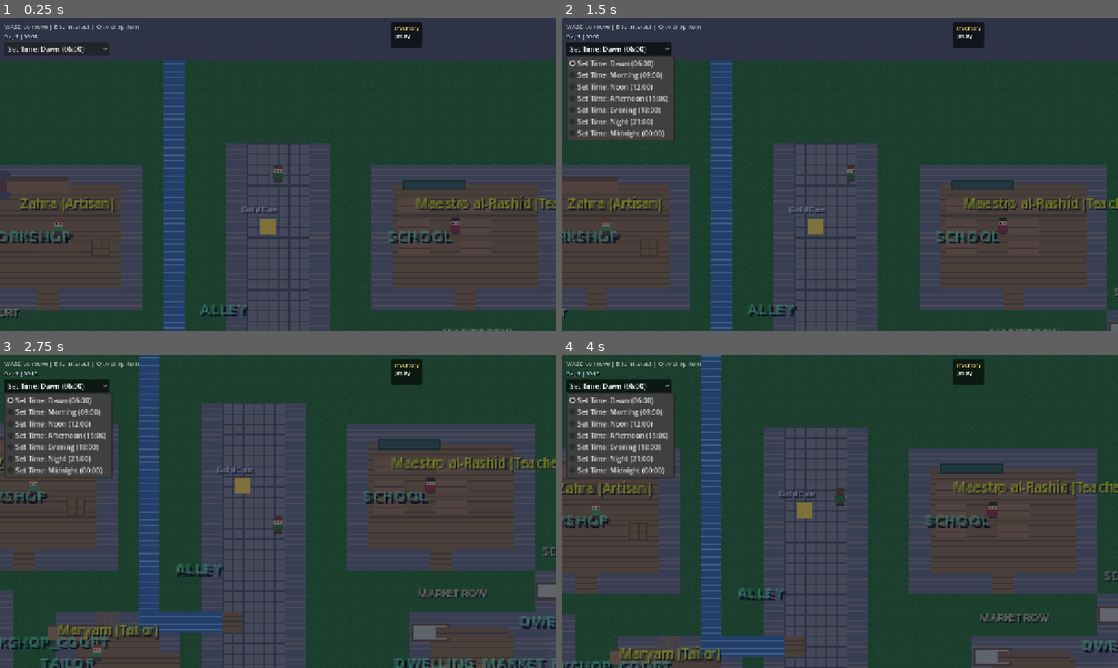
Above: before the commit, frames 1-4 (two rows, left to right).
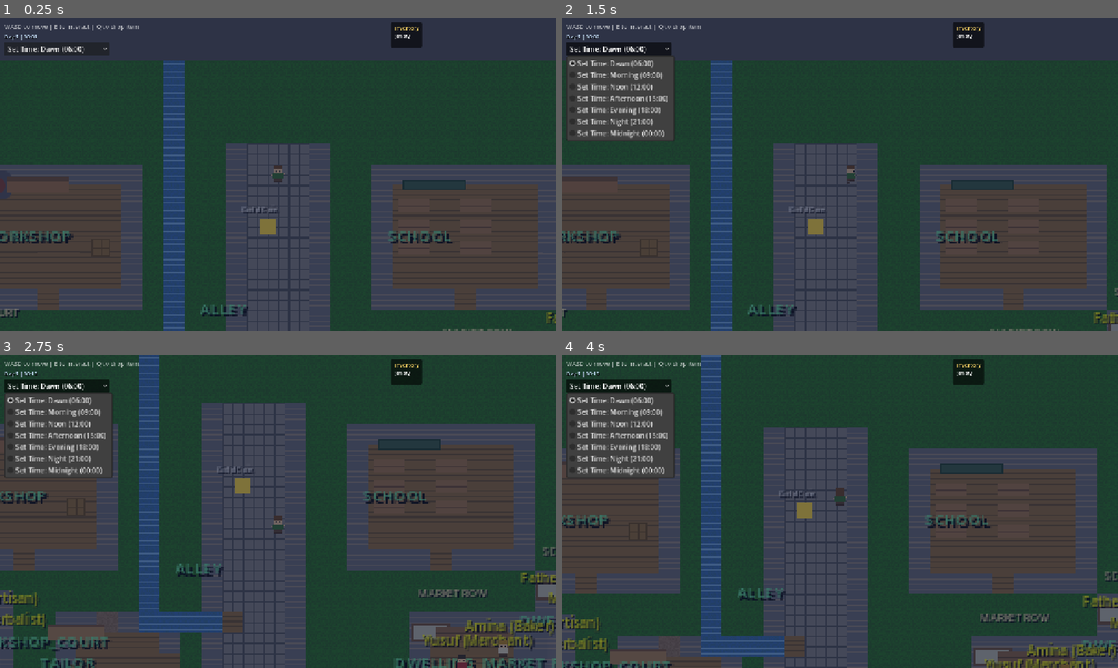
Above: after the commit, the same moments.

Repository: axecopfire/first-godot
Game: Godot game, scene res://scenes/boot.tscn
Two runs of this game, one before a commit and one after it. Both use one fixed random seed, a clock stepped at 60 frames per second and the inputs below.
Inputs:
- Up to frame 1 (0.25 s): no input
- Up to frame 2 (1.5 s): click "Set Time: Dawn (06:00)" at 0.5 s; tap Enter at 1.25 s; hold D (move_right) from 1.28 s (still down); hold Q (drop_item) from 1.28 s (still down)
- Up to frame 3 (2.75 s): release D (move_right) at 2.03 s; release Q (drop_item) at 2.03 s; hold S (move_down) from 2.03 s (still down); tap E (interact) at 2.1 s
- Up to frame 4 (4 s): release S (move_down) at 2.78 s; hold D (move_right) 2.78-3.53 s; hold Q (drop_item) 2.78-3.53 s; hold W (move_up) from 3.53 s (still down); tap E (interact) at 3.6 s

The runs differ from the first frame. In frame 1, 1.1% of the frame differs, in the area x 3-100%, y 56-98%; in frame 2, 1.3%; in frame 3, 2.9%; in frame 4, 3.0%, in the area x 0-100%, y 39-100%.

Commit message:
schedule is broken, trying to give agent ability to interact

Diff:
--- a/scripts/main.gd
+++ b/scripts/main.gd
@@ -37,6 +37,7 @@
 	_create_ui()
 	_setup_bell_audio()
 	_update_day_night(0.0)
+	_update_npc_schedules(0.0, true)
 
 func _process(delta: float) -> void:
 	day_timer += delta
@@ -141,6 +142,8 @@
 			"pos": Vector2(43, 24),
 			"lines": ["Welcome, traveler!\nThe finest silks from the East!", "Perhaps a jeweled dagger\ncatches your eye?", "Come back anytime!"],
 			"range": 25.0,
+			"morning_hour": 8,
+			"evening_hour": 18,
 		},
 		{
 			"name": "Amina",
@@ -149,6 +152,8 @@
 			"pos": Vector2(57, 24),
 			"lines": ["Fresh bread! Still warm\nfrom the oven!", "Try my honey cakes,\nbest in the kingdom!", "The secret is in the yeast..."],
 			"range": 25.0,
+			"morning_hour": 5,
+			"evening_hour": 18,
 		},
 		{
 			"name": "Samira",
@@ -157,6 +162,8 @@
 			"pos": Vector2(57, 32),
 			"lines": ["Herbs and potions,\ncures for what ails ye!", "This tincture will ward\noff the plague... probably.", "Lavender for luck,\nthyme for truth!"],
 			"range": 20.0,
+			"morning_hour": 7,
+			"evening_hour": 18,
 		},
 		{
 			"name": "Old Hamid",
@@ -165,6 +172,8 @@
 			"pos": Vector2(43, 32),
 			"lines": ["The goats know me,\nand I know them.", "A donkey will outwork\nany horse, mark my words.", "Mind the smell, friend."],
 			"range": 0.0,
+			"morning_hour": 6,
+			"evening_hour": 18,
 		},
 		# --- Blacksmith ---
 		{
@@ -174,6 +183,8 @@
 			"pos": Vector2(39, 39),
 			"lines": ["Need a blade sharpened?", "This steel was forged in\ndragonfire! ...Well, regular fire.", "Watch your fingers\naround the anvil!"],
 			"range": 18.0,
+			"morning_hour": 7,
+			"evening_hour": 18,
 		},
 		{
 			"name": "Tarik",
@@ -182,6 +193,8 @@
 			"pos": Vector2(41, 35),
 			"lines": ["Ibrahim wants me to\nrun another errand.", "The bellows never rest.", "One day I'll forge my own\nblade. One day."],
 			"range": 60.0,
+			"morning_hour": 7,
+			"evening_hour": 18,
 		},
 		# --- Mill ---
 		{
@@ -191,6 +204,8 @@
 			"pos": Vector2(56, 39),
 			"lines": ["The wheel turns,\nthe flour falls.", "Mind the dust — it gets\neverywhere.", "I sing to the stones.\nThey listen better than people."],
 			"range": 0.0,
+			"morning_hour": 5,
+			"evening_hour": 18,
 		},
 		# --- Warehouse ---
 		{
@@ -200,6 +215,8 @@
 			"pos": Vector2(72, 25),
 			"lines": ["Don't touch the sacks.", "Every grain is counted.", "I see everything in here.\nRemember that."],
 			"range": 30.0,
+			"morning_hour": 8,
+			"evening_hour": 18,
 		},
 		{
 			"name": "Salim",
@@ -208,6 +225,8 @@
 			"pos": Vector2(70, 26),
 			"lines": ["Hauling, hauling,\nalways hauling.", "Rafiq counts twice. Then\nhe counts again.", "My back will give out\nbefore the harvest does."],
 			"range": 40.0,
+			"morning_hour": 7,
+			"evening_hour": 18,
 		},
 		{
 			"name": "Nura",
@@ -216,6 +235,8 @@
 			"pos": Vector2(74, 27),
 			"lines": ["The patrol schedule is\non the barracks wall.", "I've memorized every\nguard rotation, you know.", "Don't ask how I know\nwhen they switch."],
 			"range": 40.0,
+			"morning_hour": 8,
+			"evening_hour": 18,
 		},
 		# --- Barracks ---
 		{
@@ -225,6 +246,8 @@
 			"pos": Vector2(71, 35),
 			"lines": ["State your business.", "I keep this village safe.\nDon't get in my way.", "If you fall foul of the law,\nyou'll meet me again."],
 			"range": 25.0,
+			"morning_hour": 6,
+			"evening_hour": 18,
 		},
 		# --- Church ---
 		{
@@ -234,6 +257,8 @@
 			"pos": Vector2(30, 9),
 			"lines": ["Peace be upon you,\ntraveler.", "All are welcome at this altar,\nwhatever their tongue.", "Light a candle, rest your feet."],
 			"range": 0.0,
+			"morning_hour": 6,
+			"evening_hour": 18,
 		},
 		# --- Workshop ---
 		{
@@ -243,6 +268,8 @@
 			"pos": Vector2(40, 8),
 			"lines": ["Mind the kiln —\nshe bites.", "Geometry is the language\nof beauty.", "I have books, if you want\nto see worlds beyond this one."],
 			"range": 12.0,
+			"morning_hour": 8,
+			"evening_hour": 18,
 		},
 		# --- School ---
 		{
@@ -252,6 +279,8 @@
 			"pos": Vector2(59, 8),
 			"lines": ["The chalkboard remembers\nwhat children forget.", "Every script tells a story.\nWhich is yours?", "Sit. Learn. There is time."],
 			"range": 0.0,
+			"morning_hour": 7,
+			"evening_hour": 18,
 		},
 		# --- Tailor ---
 		{
@@ -261,6 +290,8 @@
 			"pos": Vector2(43, 16),
 			"lines": ["Mind the pins on the floor.", "I work best by lamplight.", "Take this scrap, if it suits.\nWinter is coming."],
 			"range": 0.0,
+			"morning_hour": 8,
+			"evening_hour": 18,
 		},
 		# --- Fields ---
 		{
@@ -270,6 +301,8 @@
 			"pos": Vector2(26, 36),
 			"lines": ["Idle hands aren't welcome\nin my fields.", "Pick up a sickle or move on.", "The acequia waits for no one."],
 			"range": 60.0,
+			"morning_hour": 6,
+			"evening_hour": 18,
 		},
 	]
 
@@ -345,19 +378,21 @@
 		npc.dialogue_lines = base_lines
 		npc.set_meta("relationship_profile", NpcRelationships.get_profile(display_name))
 		npc.set_meta("dwelling_profile", NpcRelationships.get_dwelling_for_npc(display_name))
-		npc.wander_range = cfg["range"]
+		npc.set_schedule(int(cfg.get("morning_hour", 7)), int(cfg.get("evening_hour", 18)))
 		npc.set_home_position(_resolve_npc_home_position(display_name, cfg["pos"]))
+		if cfg.has("work_pos"):
+			npc.set_work_position(cfg["work_pos"])
 
 		npcs_node.add_child(npc)
 
-func _update_npc_schedules(cycle_progress: float) -> void:
+func _update_npc_schedules(cycle_progress: float, snap_to_schedule := false) -> void:
 	var npcs_node := get_node_or_null("NPCs")
 	if npcs_node == null:
 		return
 
 	for npc in npcs_node.get_children():
 		if npc.has_method("set_day_cycle_progress"):
-			npc.set_day_cycle_progress(cycle_progress)
+			npc.set_day_cycle_progress(cycle_progress, snap_to_schedule)
 
 func _create_zone_labels() -> void:
 	## Creates location name labels positioned at the center of each zone.
@@ -515,7 +550,8 @@
 
 	var progress := day_timer / DAY_DURATION_SECONDS
 	_update_day_night(progress)
-	_update_npc_schedules(progress)
+	var should_snap_to_home := hour >= 21 or hour < 6
+	_update_npc_schedules(progress, should_snap_to_home)
 
 func _create_inv_panel_style() -> StyleBoxFlat:
 	var style = StyleBoxFlat.new()
--- a/scripts/npc.gd
+++ b/scripts/npc.gd
@@ -1,18 +1,19 @@
 extends CharacterBody2D
 
 @export var wander_speed := 40.0
-@export var wander_range := 80.0
 @export var entity_name := "Villager"
 @export var npc_display_name := "Villager"
 @export var npc_profession := "Villager"
 @export var dialogue_lines: PackedStringArray = ["Welcome to the market!", "Fine goods for sale!"]
 @export var night_return_speed_multiplier := 1.25
-@export var night_hours_start := 21
-@export var night_hours_end := 6
+@export var morning_depart_hour := 7
+@export var evening_return_hour := 18
+@export var work_position := Vector2.ZERO
 
 var home_position := Vector2.ZERO
 var has_home_position := false
-var is_night_schedule_active := false
+var has_work_position := false
+var daily_schedule: Array[Vector2] = []
 
 var sprite: Sprite2D
 var label: Label
@@ -28,16 +29,17 @@
 var active_dialogue: PackedStringArray = []
 
 var start_position := Vector2.ZERO
-var wander_target := Vector2.ZERO
-var wander_timer := 0.0
 var is_player_nearby := false
 var showing_dialogue := false
 var current_line := 0
 
 func _ready() -> void:
 	start_position = global_position
-	home_position = start_position
-	_pick_new_wander_target()
+	if not has_home_position:
+		home_position = start_position
+		has_home_position = true
+	if work_position != Vector2.ZERO:
+		has_work_position = true
 
 	sprite = get_node_or_null("Sprite2D")
 	label = get_node_or_null("Label")
@@ -58,32 +60,22 @@
 		interaction_area.body_entered.connect(_on_interaction_area_body_entered)
 		interaction_area.body_exited.connect(_on_interaction_area_body_exited)
 
+	_generate_daily_schedule()
+	if daily_schedule.size() > 0:
+		_current_scheduled_position = daily_schedule[0]
+
 func _physics_process(delta: float) -> void:
 	if showing_dialogue:
 		velocity = Vector2.ZERO
 		move_and_slide()
 		return
 
-	if is_night_schedule_active and has_home_position:
-		var home_dir := home_position - global_position
-		if home_dir.length() < 5.0:
-			velocity = Vector2.ZERO
-		else:
-			velocity = home_dir.normalized() * wander_speed * night_return_speed_multiplier
-			if sprite:
-				sprite.flip_h = velocity.x < 0
-
-		move_and_slide()
-		return
-
-	wander_timer -= delta
-	if wander_timer <= 0:
-		_pick_new_wander_target()
-
-	var dir = (wander_target - global_position)
-	if dir.length() < 5:
+	# Move towards the scheduled position for the current hour
+	var scheduled_position = _get_scheduled_position()
+	var dir = (scheduled_position - global_position)
+
+	if dir.length() < 5.0:
 		velocity = Vector2.ZERO
-		_pick_new_wander_target()
 	else:
 		velocity = dir.normalized() * wander_speed
 		if sprite:
@@ -95,24 +87,44 @@
 	home_position = pos
 	has_home_position = true
 
-func set_day_cycle_progress(cycle_progress: float) -> void:
+func set_schedule(morning_hour: int, evening_hour: int) -> void:
+	morning_depart_hour = clampi(morning_hour, 0, 23)
+	evening_return_hour = clampi(evening_hour, 0, 23)
+	_generate_daily_schedule()
+
+func set_work_position(pos: Vector2) -> void:
+	work_position = pos
+	has_work_position = true
+	_generate_daily_schedule()
+
+func _generate_daily_schedule() -> void:
+	daily_schedule.clear()
+	var work_location := work_position if has_work_position else home_position
+
+	for hour in range(24):
+		if hour >= morning_depart_hour and hour < evening_return_hour:
+			# Day hours: go to work location
+			daily_schedule.append(work_location)
+		else:
+			# Night hours: at home
+			daily_schedule.append(home_position)
+
+func _get_scheduled_position() -> Vector2:
+	return _current_scheduled_position
+
+var _current_scheduled_position := Vector2.ZERO
+
+func set_day_cycle_progress(cycle_progress: float, snap_to_schedule := false) -> void:
 	var hour: int = int(cycle_progress * 24.0) % 24
-	var should_be_night := hour >= night_hours_start or hour < night_hours_end
-	if should_be_night == is_night_schedule_active:
-		return
-
-	is_night_schedule_active = should_be_night
-	if not is_night_schedule_active:
-		# Reset wander timing so NPCs immediately resume daytime roaming.
-		wander_timer = 0.0
-		_pick_new_wander_target()
-
-func _pick_new_wander_target() -> void:
-	wander_target = start_position + Vector2(
-		randf_range(-wander_range, wander_range),
-		randf_range(-wander_range, wander_range)
-	)
-	wander_timer = randf_range(2.0, 5.0)
+
+	if hour < daily_schedule.size():
+		_current_scheduled_position = daily_schedule[hour]
+	else:
+		_current_scheduled_position = start_position
+
+	if snap_to_schedule:
+		global_position = _current_scheduled_position
+		velocity = Vector2.ZERO
 
 func _unhandled_input(event: InputEvent) -> void:
 	if event.is_action_pressed("interact") and is_player_nearby:
Not shown, added: export_presets.cfg
Binary file added: index.apple-touch-icon.png
Binary file added: index.icon.png
Binary file added: index.png
Not shown, added: index.audio.position.worklet.js
Not shown, added: index.audio.worklet.js
Not shown, added: index.html
Not shown, added: index.js
Not shown, added: index.pck
Not shown, added: index.wasm
